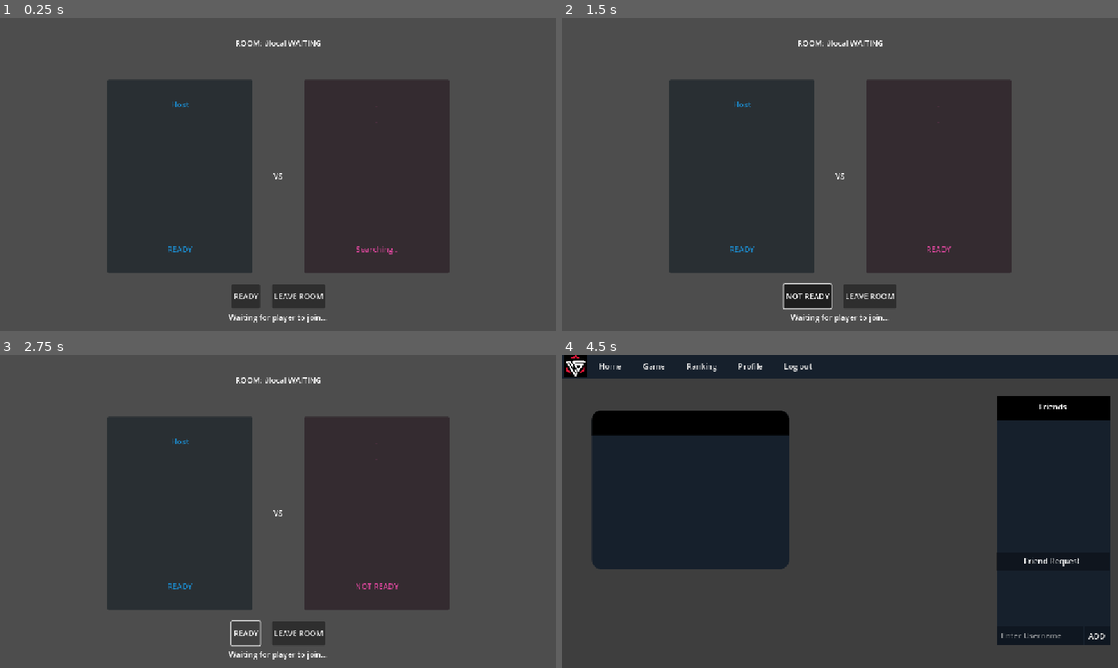
Above: before the commit, frames 1-4 (two rows, left to right).
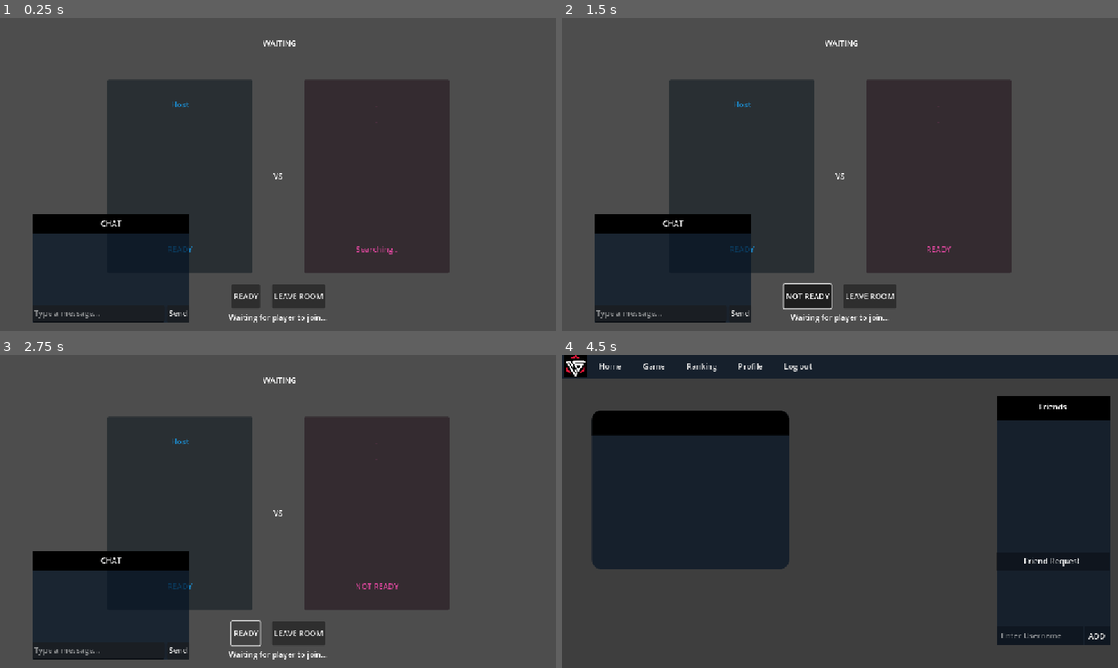
Above: after the commit, the same moments.

Repository: muckfaru/capstone2
Game: Godot game, scene res://scene/akashic_tcg_room.tscn
The game is run twice, just before and just after one commit, with the same random seed, the same clock (stepped at 60 frames per second) and the same inputs. This scene is started directly instead of the project's main scene. Video files are missing from this copy of the repository; at most half a second of black plays in their place.
Inputs (mouse positions are in pixels of both pictures, inside the frame that each line leads up to):
- Up to frame 1 (0.25 s): no input
- Up to frame 2 (1.5 s): click (739, 312) at 0.5 s, where only the run after the commit has a clickable "Send"; click "READY" at 1.25 s
- Up to frame 3 (2.75 s): click "NOT READY" at 2 s
- Up to frame 4 (4.5 s): click "READY" at 2.75 s; click "NOT READY" at 3.5 s; click "LEAVE ROOM" at 4.25 s

The runs differ from the first frame. In frame 1, 9.9% of the frame differs, in the area x 5-58%, y 7-98%; in frame 2, 9.9%; in frame 3, 9.9%; in frame 4, nothing differs.

Commit message:
add chat inside the room

Diff:
--- a/scene/CreateRoomPopup.tscn
+++ b/scene/CreateRoomPopup.tscn
@@ -34,9 +34,8 @@
 
 [node name="RoomNameEdit" type="LineEdit" parent="VBox/RoomNameContainer"]
 layout_mode = 2
-text = "Mark"
 placeholder_text = "Room Name"
-editable = false
+editable = true
 
 [node name="AnonymousContainer" type="HBoxContainer" parent="VBox"]
 layout_mode = 2
--- a/scene/akashic_tcg_lobby.tscn
+++ b/scene/akashic_tcg_lobby.tscn
@@ -98,7 +98,7 @@
 [node name="LabelUser" type="Label" parent="LobbyPanel/HeaderRow"]
 layout_mode = 2
 size_flags_horizontal = 3
-text = "Username"
+text = "Room name"
 horizontal_alignment = 1
 
 [node name="LabelPlayers" type="Label" parent="LobbyPanel/HeaderRow"]
--- a/scene/akashic_tcg_room.tscn
+++ b/scene/akashic_tcg_room.tscn
@@ -1,6 +1,7 @@
-[gd_scene load_steps=2 format=3 uid="uid://b2u2g88g0h4sv"]
+[gd_scene load_steps=3 format=3 uid="uid://b2u2g88g0h4sv"]
 
 [ext_resource type="Script" uid="uid://c8n2h01dc8bvy" path="res://script/akashic_tcg_room.gd" id="1_tgc_room"]
+[ext_resource type="PackedScene" path="res://scene/room_chat.tscn" id="2_room_chat"]
 
 [node name="room" type="Control"]
 layout_mode = 3
@@ -9,6 +10,7 @@
 anchor_bottom = 1.0
 grow_horizontal = 2
 grow_vertical = 2
+m = 1.0
 size_flags_horizontal = 3
 size_flags_vertical = 3
 script = ExtResource("1_tgc_room")
@@ -181,3 +183,5 @@
 offset_bottom = 45.0
 text = "Waiting for player to join..."
 horizontal_alignment = 1
+
+[node name="RoomChat" parent="." instance=ExtResource("2_room_chat")]
--- a/scene/code_breaker_lobby.tscn
+++ b/scene/code_breaker_lobby.tscn
@@ -98,7 +98,7 @@
 [node name="LabelUser" type="Label" parent="LobbyPanel/HeaderRow"]
 layout_mode = 2
 size_flags_horizontal = 3
-text = "Username"
+text = "Room name"
 horizontal_alignment = 1
 
 [node name="LabelPlayers" type="Label" parent="LobbyPanel/HeaderRow"]
--- a/scene/code_breaker_room.tscn
+++ b/scene/code_breaker_room.tscn
@@ -1,6 +1,7 @@
-[gd_scene load_steps=2 format=3 uid="uid://cvvag1ig1w2l2"]
+[gd_scene load_steps=3 format=3 uid="uid://cvvag1ig1w2l2"]
 
 [ext_resource type="Script" uid="uid://bfl7x4bgwwx3k" path="res://script/code_breaker_room.gd" id="1_w0by1"]
+[ext_resource type="PackedScene" path="res://scene/room_chat.tscn" id="2_room_chat"]
 
 [node name="room" type="Control"]
 layout_mode = 3
@@ -181,3 +182,5 @@
 offset_bottom = 45.0
 text = "Waiting for player to join..."
 horizontal_alignment = 1
+
+[node name="RoomChat" parent="." instance=ExtResource("2_room_chat")]
--- a/scene/landing.tscn
+++ b/scene/landing.tscn
@@ -466,10 +466,10 @@
 
 [node name="ChatPanel" parent="." instance=ExtResource("9_1dlu4")]
 layout_mode = 0
-offset_left = 42.0
-offset_top = 387.0
-offset_right = 368.0
-offset_bottom = 611.0
+offset_left = 36.0
+offset_top = 401.0
+offset_right = 362.0
+offset_bottom = 625.0
 
 [node name="FriendListPanel" parent="." instance=ExtResource("3_hlv06")]
 layout_mode = 0
--- /dev/null
+++ b/scene/room_chat.tscn
@@ -0,0 +1,69 @@
+[gd_scene load_steps=4 format=3]
+
+[ext_resource type="Script" path="res://script/room_chat.gd" id="1_room_chat"]
+
+[sub_resource type="StyleBoxFlat" id="StyleBoxFlat_bg"]
+bg_color = Color(0.00784314, 0.0666667, 0.137255, 0.670588)
+
+[sub_resource type="StyleBoxFlat" id="StyleBoxFlat_header"]
+bg_color = Color(0, 0, 0, 1)
+
+[node name="RoomChatPanel" type="Panel"]
+offset_left = 66.0
+offset_top = 405.0
+offset_right = 392.0
+offset_bottom = 629.0
+theme_override_styles/panel = SubResource("StyleBoxFlat_bg")
+script = ExtResource("1_room_chat")
+
+[node name="VBoxContainer" type="VBoxContainer" parent="."]
+layout_mode = 1
+anchors_preset = 15
+anchor_right = 1.0
+anchor_bottom = 1.0
+grow_horizontal = 2
+grow_vertical = 2
+
+[node name="Panel" type="Panel" parent="VBoxContainer"]
+custom_minimum_size = Vector2(0, 40)
+layout_mode = 2
+theme_override_styles/panel = SubResource("StyleBoxFlat_header")
+
+[node name="UsernameLabel" type="Label" parent="VBoxContainer/Panel"]
+layout_mode = 1
+anchors_preset = 8
+anchor_left = 0.5
+anchor_top = 0.5
+anchor_right = 0.5
+anchor_bottom = 0.5
+offset_left = -75.0
+offset_top = -12.0
+offset_right = 75.0
+offset_bottom = 12.0
+grow_horizontal = 2
+grow_vertical = 2
+text = "CHAT"
+horizontal_alignment = 1
+vertical_alignment = 1
+
+[node name="ScrollContainer" type="ScrollContainer" parent="VBoxContainer"]
+layout_mode = 2
+size_flags_vertical = 3
+
+[node name="VBoxContainer" type="VBoxContainer" parent="VBoxContainer/ScrollContainer"]
+layout_mode = 2
+size_flags_horizontal = 3
+size_flags_vertical = 3
+
+[node name="HBoxContainer" type="HBoxContainer" parent="VBoxContainer"]
+custom_minimum_size = Vector2(0, 35)
+layout_mode = 2
+
+[node name="LineEdit" type="LineEdit" parent="VBoxContainer/HBoxContainer"]
+layout_mode = 2
+size_flags_horizontal = 3
+placeholder_text = "Type a message..."
+
+[node name="Button" type="Button" parent="VBoxContainer/HBoxContainer"]
+layout_mode = 2
+text = "Send"
--- a/script/akashic_tcg_lobby.gd
+++ b/script/akashic_tcg_lobby.gd
@@ -84,7 +84,10 @@
 	var id_token := Auth.current_id_token if Auth else ""
 	var uid := Auth.current_local_id if Auth else ""
 	var username := Auth.current_username if Auth and Auth.current_username != "" else room_name
-	var level := 0
+	var level := (Auth.current_level if Auth else 0)
+	var final_room_name := room_name.strip_edges()
+	if final_room_name == "":
+		final_room_name = ("Anonymous" if anonymous else username)
 
 	var body := {
 		"host": {
@@ -93,6 +96,7 @@
 			"level": level,
 			"status": "ready"
 		},
+		"room_name": final_room_name,
 		"client": null,
 		"state": "waiting",
 		"max_players": 2,
@@ -144,11 +148,11 @@
 	idx_label.text = str(_rooms.size())
 	h.add_child(idx_label)
 
-	var user_label := Label.new()
-	user_label.size_flags_horizontal = Control.SIZE_EXPAND_FILL
-	user_label.horizontal_alignment = HORIZONTAL_ALIGNMENT_CENTER
-	user_label.text = str(entry.get("host", "?"))
-	h.add_child(user_label)
+	var name_label := Label.new()
+	name_label.size_flags_horizontal = Control.SIZE_EXPAND_FILL
+	name_label.horizontal_alignment = HORIZONTAL_ALIGNMENT_CENTER
+	name_label.text = str(entry.get("room_name", "?"))
+	h.add_child(name_label)
 
 	var players_label := Label.new()
 	players_label.size_flags_horizontal = Control.SIZE_EXPAND_FILL
@@ -207,13 +211,14 @@
 		var client_present: bool = client_val != null and typeof(client_val) == TYPE_DICTIONARY and client_val.size() > 0
 		var host_dict: Dictionary = (host_val if host_present else {})
 		var host_name := str(host_dict.get("username", "?"))
+		var room_name := str(node.get("room_name", host_name))
 		var players_count := (1 if host_present else 0) + (1 if client_present else 0)
 		var players_text := str(players_count) + "/2"
 		var current_uid := Auth.current_local_id if Auth else ""
 		var joinable: bool = (players_count < 2) and host_present and (str(host_dict.get("uid", "")) != current_uid)
 		var entry := {
 			"id": room_id,
-			"host": host_name,
+			"room_name": room_name,
 			"players_text": players_text,
 			"joinable": joinable
 		}
@@ -226,7 +231,7 @@
 	var id_token := Auth.current_id_token if Auth else ""
 	var uid := Auth.current_local_id if Auth else ""
 	var username := Auth.current_username if Auth else "Player"
-	var level := 0
+	var level := (Auth.current_level if Auth else 0)
 	# Read current room to ensure available
 	var get_http := HTTPRequest.new()
 	add_child(get_http)
--- a/script/akashic_tcg_room.gd
+++ b/script/akashic_tcg_room.gd
@@ -35,7 +35,8 @@
 	_room_id = room_id
 	_is_host = is_host
 
-	_room_id_label.text = "ROOM: #" + room_id
+	# Initially hide the randomized room id; will set actual room name after first fetch
+	_room_id_label.text = ""
 	_room_state_label.text = "WAITING"
 
 	# Populate host card
@@ -68,6 +69,11 @@
 	# Configure action button based on role
 	_configure_buttons()
 
+	# Initialize embedded room chat with this room context
+	var chat := get_node_or_null("RoomChat")
+	if chat and chat.has_method("initialize"):
+		chat.initialize(RTDB_BASE, ROOMS_PATH, _room_id)
+
 func _on_poll_timeout() -> void:
 	_fetch_room()
 
@@ -96,6 +102,16 @@
 	var client_val = node.get("client", null)
 	var host_present: bool = host_val != null and typeof(host_val) == TYPE_DICTIONARY and host_val.size() > 0
 	var client_present: bool = client_val != null and typeof(client_val) == TYPE_DICTIONARY and client_val.size() > 0
+
+	# Update header with room name (fallback to host username)
+	var host_name_for_room := "Host"
+	if host_present:
+		host_name_for_room = str(host_val.get("username", "Host"))
+	var room_name := str(node.get("room_name", host_name_for_room))
+	if room_name.strip_edges() == "":
+		room_name = host_name_for_room
+	# Show only the actual room name provided by the host, with prefix
+	_room_id_label.text = "ROOM: " + room_name
 
 	var current_uid := Auth.current_local_id if Auth else ""
 
@@ -114,17 +130,19 @@
 	# Host UI
 	if host_present:
 		_host_username.text = str(host_val.get("username", "Host"))
-		_host_level.text = str(host_val.get("level", ""))
+		var host_lvl_val = host_val.get("level", 0)
+		_host_level.text = "Level: " + str(int(host_lvl_val))
 		_host_status.text = str(host_val.get("status", "READY")).to_upper()
 	else:
 		_host_username.text = "."
-		_host_level.text = "."
+		_host_level.text = ""
 		_host_status.text = "LEFT"
 
 	# Client UI
 	if client_present:
 		_client_username.text = str(client_val.get("username", "."))
-		_client_level.text = str(client_val.get("level", "."))
+		var client_lvl_val = client_val.get("level", 0)
+		_client_level.text = "Level: " + str(int(client_lvl_val))
 		var c_status := str(client_val.get("status", "not_ready"))
 		_client_status.text = ("READY" if c_status == "ready" else "NOT READY")
 		if not _last_client_present:
--- a/script/auth.gd
+++ b/script/auth.gd
@@ -15,6 +15,7 @@
 var current_local_id: String = ""
 var current_username: String = ""
 var current_avatar: String = ""
+var current_level: int = 0
 
 func _ready() -> void:
 	# Connect signal for request
@@ -195,7 +196,7 @@
 # -------------------------
 # 📬 RESPONSE HANDLER
 # -------------------------
-func _on_request_completed(result: int, response_code: int, _h: PackedStringArray, body: PackedByteArray) -> void:
+func _on_request_completed(_result: int, response_code: int, _h: PackedStringArray, body: PackedByteArray) -> void:
 	var response := {}
 	if body.size() > 0:
 		var text := body.get_string_from_utf8()
--- a/script/code_breaker_lobby.gd
+++ b/script/code_breaker_lobby.gd
@@ -81,7 +81,10 @@
 	var id_token := Auth.current_id_token if Auth else ""
 	var uid := Auth.current_local_id if Auth else ""
 	var username := Auth.current_username if Auth and Auth.current_username != "" else room_name
-	var level := 0
+	var level := (Auth.current_level if Auth else 0)
+	var final_room_name := room_name.strip_edges()
+	if final_room_name == "":
+		final_room_name = ("Anonymous" if anonymous else username)
 
 	var body := {
 		"host": {
@@ -90,6 +93,7 @@
 			"level": level,
 			"status": "ready"
 		},
+		"room_name": final_room_name,
 		"client": null,
 		"state": "waiting",
 		"max_players": 2,
@@ -140,11 +144,11 @@
 	idx_label.text = str(_rooms.size())
 	h.add_child(idx_label)
 
-	var user_label := Label.new()
-	user_label.size_flags_horizontal = Control.SIZE_EXPAND_FILL
-	user_label.horizontal_alignment = HORIZONTAL_ALIGNMENT_CENTER
-	user_label.text = str(entry.get("host", "?"))
-	h.add_child(user_label)
+	var name_label := Label.new()
+	name_label.size_flags_horizontal = Control.SIZE_EXPAND_FILL
+	name_label.horizontal_alignment = HORIZONTAL_ALIGNMENT_CENTER
+	name_label.text = str(entry.get("room_name", "?"))
+	h.add_child(name_label)
 
 	var players_label := Label.new()
 	players_label.size_flags_horizontal = Control.SIZE_EXPAND_FILL
@@ -202,13 +206,14 @@
 		var client_present: bool = client_val != null and typeof(client_val) == TYPE_DICTIONARY and client_val.size() > 0
 		var host_dict: Dictionary = (host_val if host_present else {})
 		var host_name := str(host_dict.get("username", "?"))
+		var room_name := str(node.get("room_name", host_name))
 		var players_count := (1 if host_present else 0) + (1 if client_present else 0)
 		var players_text := str(players_count) + "/2"
 		var current_uid := Auth.current_local_id if Auth else ""
 		var joinable: bool = (players_count < 2) and host_present and (str(host_dict.get("uid", "")) != current_uid)
 		var entry := {
 			"id": room_id,
-			"host": host_name,
+			"room_name": room_name,
 			"players_text": players_text,
 			"joinable": joinable
 		}
@@ -221,7 +226,7 @@
 	var id_token := Auth.current_id_token if Auth else ""
 	var uid := Auth.current_local_id if Auth else ""
 	var username := Auth.current_username if Auth else "Player"
-	var level := 0
+	var level := (Auth.current_level if Auth else 0)
 	var get_http := HTTPRequest.new()
 	add_child(get_http)
 	get_http.request_completed.connect(func(_r, code, _h, body: PackedByteArray):
--- a/script/code_breaker_room.gd
+++ b/script/code_breaker_room.gd
@@ -35,7 +35,8 @@
 	_room_id = room_id
 	_is_host = is_host
 
-	_room_id_label.text = "ROOM: #" + room_id
+	# Initially hide the randomized room id; will set actual room name after first fetch
+	_room_id_label.text = ""
 	_room_state_label.text = "WAITING"
 
 	# Populate host card
@@ -68,6 +69,11 @@
 	# Configure action button based on role
 	_configure_buttons()
 
+	# Initialize embedded room chat with this room context
+	var chat := get_node_or_null("RoomChat")
+	if chat and chat.has_method("initialize"):
+		chat.initialize(RTDB_BASE, ROOMS_PATH, _room_id)
+
 func _on_poll_timeout() -> void:
 	_fetch_room()
 
@@ -96,6 +102,16 @@
 	var client_val = node.get("client", null)
 	var host_present: bool = host_val != null and typeof(host_val) == TYPE_DICTIONARY and host_val.size() > 0
 	var client_present: bool = client_val != null and typeof(client_val) == TYPE_DICTIONARY and client_val.size() > 0
+
+	# Update header with room name (fallback to host username)
+	var host_name_for_room := "Host"
+	if host_present:
+		host_name_for_room = str(host_val.get("username", "Host"))
+	var room_name := str(node.get("room_name", host_name_for_room))
+	if room_name.strip_edges() == "":
+		room_name = host_name_for_room
+	# Show only the actual room name provided by the host, with prefix
+	_room_id_label.text = "ROOM: " + room_name
 
 	var current_uid := Auth.current_local_id if Auth else ""
 
@@ -114,17 +130,19 @@
 	# Host UI
 	if host_present:
 		_host_username.text = str(host_val.get("username", "Host"))
-		_host_level.text = str(host_val.get("level", ""))
+		var host_lvl_val = host_val.get("level", 0)
+		_host_level.text = "Level: " + str(int(host_lvl_val))
 		_host_status.text = str(host_val.get("status", "READY")).to_upper()
 	else:
 		_host_username.text = "."
-		_host_level.text = "."
+		_host_level.text = ""
 		_host_status.text = "LEFT"
 
 	# Client UI
 	if client_present:
 		_client_username.text = str(client_val.get("username", "."))
-		_client_level.text = str(client_val.get("level", "."))
+		var client_lvl_val = client_val.get("level", 0)
+		_client_level.text = "Level: " + str(int(client_lvl_val))
 		var c_status := str(client_val.get("status", "not_ready"))
 		_client_status.text = ("READY" if c_status == "ready" else "NOT READY")
 		if not _last_client_present:
--- a/script/create_room_popup.gd
+++ b/script/create_room_popup.gd
@@ -9,6 +9,7 @@
 @onready var _cancel_btn: Button = $VBox/Buttons/CancelButton
 
 var _default_name: String = ""
+var _user_entered_name: String = ""
 
 func _ready() -> void:
 	# Wire UI
@@ -16,6 +17,11 @@
 	_cancel_btn.pressed.connect(_on_cancel_pressed)
 	_anonymous_check.toggled.connect(func(_pressed: bool):
 		_apply_name()
+	)
+	_room_name_edit.text_changed.connect(func(t: String):
+		# Only record user-entered text when not in anonymous mode
+		if not _anonymous_check.button_pressed:
+			_user_entered_name = t
 	)
 	close_requested.connect(_on_close_requested)
 
@@ -27,8 +33,19 @@
 	_apply_name()
 
 func _apply_name() -> void:
-	var effective := "Anonymous" if _anonymous_check.button_pressed else (_default_name if _default_name != "" else _room_name_edit.text)
-	_room_name_edit.text = effective
+	if _anonymous_check.button_pressed:
+		# Save current non-anonymous entry before switching
+		var curr := _room_name_edit.text
+		if curr != "Anonymous" and curr.strip_edges() != "":
+			_user_entered_name = curr
+		_room_name_edit.text = "Anonymous"
+		_room_name_edit.editable = false
+	else:
+		_room_name_edit.editable = true
+		var curr2 := _room_name_edit.text
+		if curr2 == "Anonymous" or curr2.strip_edges() == "":
+			var fallback := (_user_entered_name if _user_entered_name.strip_edges() != "" else _default_name)
+			_room_name_edit.text = fallback
 
 func _on_create_pressed() -> void:
 	emit_signal("confirmed", _room_name_edit.text, _anonymous_check.button_pressed)
--- a/script/landing.gd
+++ b/script/landing.gd
@@ -184,7 +184,10 @@
 		username_input.text = Auth.current_username
 
 	if f.has("level"):
-		level_input.text = str(f["level"]["integerValue"])
+		var lvl := int(f["level"]["integerValue"])
+		level_input.text = str(lvl)
+		if Auth:
+			Auth.current_level = lvl
 
 	if f.has("wins"):
 		wins_input.text = str(f["wins"]["integerValue"])
--- /dev/null
+++ b/script/room_chat.gd
@@ -0,0 +1,138 @@
+extends Panel
+
+@onready var _title_label: Label = $VBoxContainer/Panel/UsernameLabel
+@onready var _drag_header: Panel = $VBoxContainer/Panel
+@onready var _scroll: ScrollContainer = $VBoxContainer/ScrollContainer
+@onready var _messages_box: VBoxContainer = $VBoxContainer/ScrollContainer/VBoxContainer
+@onready var _input: LineEdit = $VBoxContainer/HBoxContainer/LineEdit
+@onready var _send_btn: Button = $VBoxContainer/HBoxContainer/Button
+
+const DEFAULT_POLL := 2.0
+
+var _rtdb_base: String = ""
+var _rooms_path: String = ""
+var _room_id: String = ""
+var _chat_url: String = ""
+var _poll_timer: Timer
+var _dragging := false
+var _drag_offset := Vector2.ZERO
+
+func _ready() -> void:
+	_title_label.text = "CHAT"
+	if _send_btn and not _send_btn.pressed.is_connected(_on_send_pressed):
+		_send_btn.pressed.connect(_on_send_pressed)
+	if _input and not _input.text_submitted.is_connected(_on_text_submitted):
+		_input.text_submitted.connect(_on_text_submitted)
+	if _drag_header and not _drag_header.gui_input.is_connected(_on_header_gui_input):
+		_drag_header.gui_input.connect(_on_header_gui_input)
+	# Setup polling timer (started after initialize)
+	_poll_timer = Timer.new()
+	_poll_timer.wait_time = DEFAULT_POLL
+	_poll_timer.one_shot = false
+	_poll_timer.autostart = false
+	add_child(_poll_timer)
+	_poll_timer.timeout.connect(_fetch_messages)
+
+# Initialize the chat with the current room context
+func initialize(rtdb_base: String, rooms_path: String, room_id: String) -> void:
+	_rtdb_base = rtdb_base
+	_rooms_path = rooms_path
+	_room_id = room_id
+	_chat_url = _rtdb_base + _rooms_path + "/" + _room_id + "/chat"
+	# Start polling
+	_fetch_messages()
+	_poll_timer.start()
+func _on_header_gui_input(event: InputEvent) -> void:
+	if event is InputEventMouseButton:
+		var mb := event as InputEventMouseButton
+		if mb.button_index == MOUSE_BUTTON_LEFT:
+			if mb.pressed:
+				_dragging = true
+				_drag_offset = get_viewport().get_mouse_position() - global_position
+				accept_event()
+			else:
+				_dragging = false
+	elif event is InputEventMouseMotion and _dragging:
+		var motion := event as InputEventMouseMotion
+		var new_pos := motion.position + _drag_header.global_position - _drag_header.position - _drag_offset
+		# Clamp to viewport bounds
+		var vp := get_viewport_rect().size
+		new_pos.x = clamp(new_pos.x, 0.0, max(0.0, vp.x - size.x))
+		new_pos.y = clamp(new_pos.y, 0.0, max(0.0, vp.y - size.y))
+		global_position = new_pos
+		accept_event()
+
+func _on_send_pressed() -> void:
+	_send_text(_input.text)
+
+func _on_text_submitted(text: String) -> void:
+	_send_text(text)
+
+func _send_text(text: String) -> void:
+	var clean := text.strip_edges()
+	if clean == "":
+		return
+	_input.text = ""
+	_send_message(clean)
+
+func _send_message(text: String) -> void:
+	if _chat_url == "":
+		return
+	var id_token := Auth.current_id_token if Auth else ""
+	var uid := Auth.current_local_id if Auth else ""
+	var username := (Auth.current_username if Auth else "Player")
+	var payload := {
+		"uid": uid,
+		"username": username,
+		"text": text,
+		"timestamp": int(Time.get_unix_time_from_system())
+	}
+	var http := HTTPRequest.new()
+	add_child(http)
+	http.request_completed.connect(func(_r, code, _h, _b):
+		http.queue_free()
+		if code != 200:
+			push_warning("[RoomChat] Send failed HTTP " + str(code))
+			return
+		# Refresh view quickly after sending
+		_fetch_messages()
+	)
+	var url := _chat_url + ".json" + ("?auth=" + id_token if id_token != "" else "")
+	http.request(url, ["Content-Type: application/json"], HTTPClient.METHOD_POST, JSON.stringify(payload))
+
+func _fetch_messages() -> void:
+	if _chat_url == "":
+		return
+	var http := HTTPRequest.new()
+	add_child(http)
+	http.request_completed.connect(func(_r, code, _h, body: PackedByteArray):
+		http.queue_free()
+		if code != 200:
+			return
+		var data = JSON.parse_string(body.get_string_from_utf8())
+		_render_messages(data)
+	)
+	var url := _chat_url + ".json"
+	http.request(url, [], HTTPClient.METHOD_GET)
+
+func _render_messages(data) -> void:
+	# Rebuild the message list simply
+	for c in _messages_box.get_children():
+		c.queue_free()
+	if typeof(data) != TYPE_DICTIONARY or data.is_empty():
+		return
+	# Sort by timestamp ascending using values, then append labels
+	var msgs: Array = []
+	for k in data.keys():
+		var v = data[k]
+		if typeof(v) == TYPE_DICTIONARY:
+			msgs.append(v)
+	msgs.sort_custom(func(a, b): return int(a.get("timestamp", 0)) < int(b.get("timestamp", 0)))
+	for m in msgs:
+		var user := str(m.get("username", "?"))
+		var text := str(m.get("text", ""))
+		var label := Label.new()
+		label.text = user + ": " + text
+		_messages_box.add_child(label)
+	await get_tree().process_frame
+	_scroll.scroll_vertical = int(_scroll.get_v_scroll_bar().max_value)
Not shown, added: script/room_chat.gd.uid
